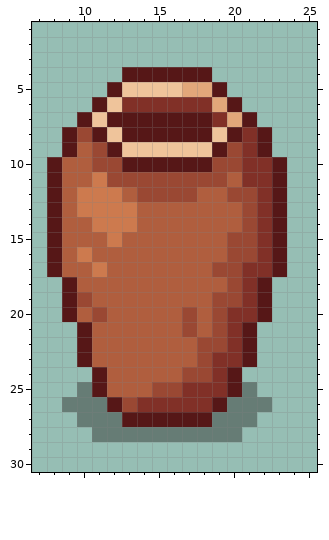
Two states of a pixel-art sprite, _Data/LevelObject/ClayBottonB400.png. That is the earlier state.
The file is 128x128 pixels, drawn in blocks of 4x4; one block is one cell here. Shown: x 7..25, y 1..30.
The same view after the edit:
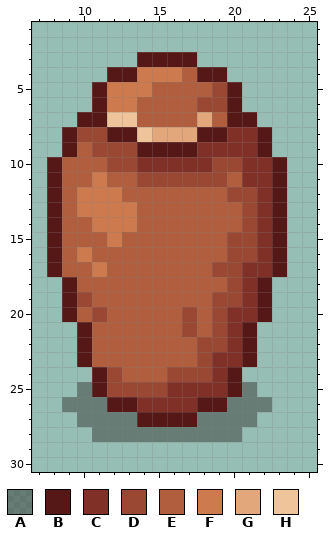
Palette (. is transparent): A #2b2b2872  B #561717  C #813027  D #9a4833  E #b05e3e  F #cd7a4e  G #e2a77a  H #efc49b
Changes in this commit:
y 3: x 14..17 .... -> BBBB
y 4: x 12 . -> B; x 14..17 BBBB -> FFFE; x 19 . -> B
y 5: x 11..20 .BHHHHGGB. -> BFFFEEEEDB
y 6: x 12..19 HCCCCCCG -> FFEEEEDD
y 7: x 11..20 HBBBBBBBCG -> BHHEEEEGEB
y 8: x 11..12 BH -> DB; x 14..17 BBBB -> HGGG; x 19..20 HB -> BC
y 9: x 12..20 BHHHHHHBD -> DDBBBBCCC
y 10: x 11 D -> E; x 13..18 BBBBBB -> DCCCCC
y 11: x 12..13 DD -> EE
y 12: x 14..17 DDDD -> EEEE
y 24: x 12 E -> D; x 16 E -> D
y 25: x 12..14 EEE -> DDD; x 16 D -> C
y 26: x 13 D -> B; x 18 C -> B
y 27: x 13 B -> A; x 18 B -> A
Where, in picture pixels (left, top, right, bottom), the same in both pictures:
changed: (92, 52, 242, 202)
changed: (107, 367, 212, 427)
